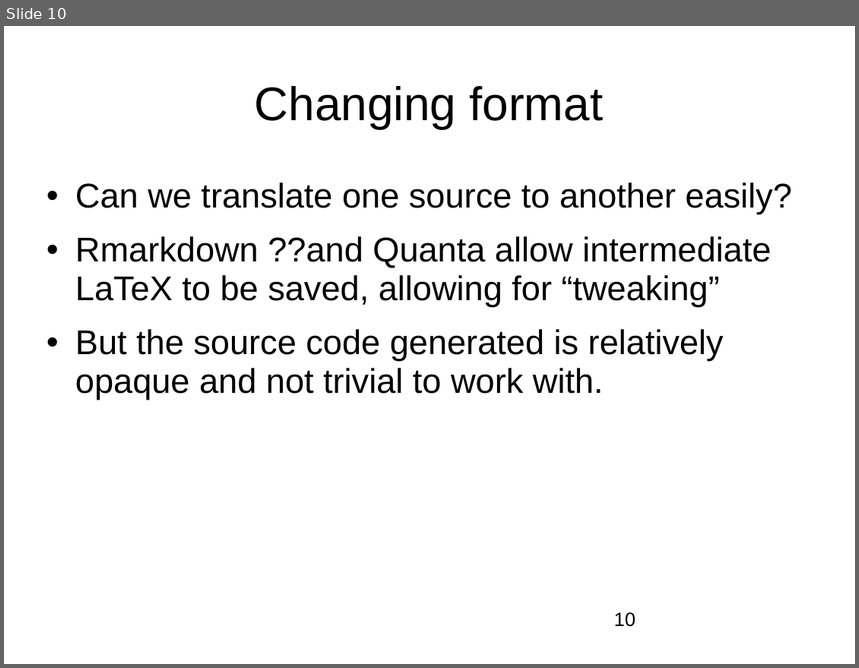
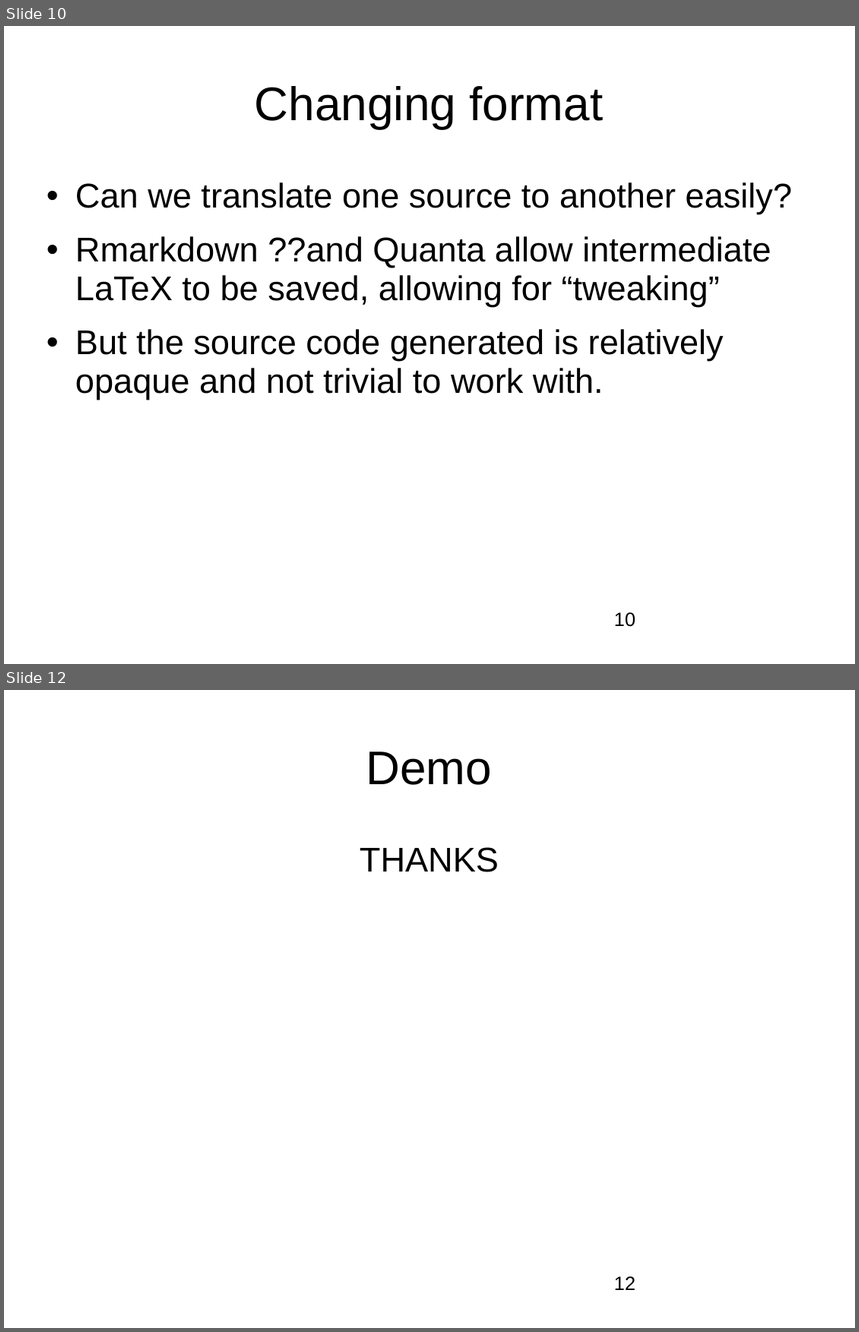
Before and after one commit to nashjc/Partridges, a slide deck: LinuxOttawa20260108.odp. Shown one above the other, each under a label of ours: slide 10 before the commit, slides 10 and 12 after it; the slides between them are not shown. The pictures are 859x668 and 859x1332 pixels, drawn with LibreOffice and Linux fonts; fonts in the diff are those of the drawing; background and template pictures are left out. Boxes give left, top, right and bottom in pixels: in the first picture for what was removed or moved away, otherwise in the second. Text is boxed around its words. In the diff, an @@ line names an element or a change of style, - is before the commit and + after.

```diff
--- a/LinuxOttawa20260108.odp
+++ b/LinuxOttawa20260108.odp
@@ slide 12 added at [4, 690, 855, 1328], background picture (left out) @@
@@ title added at [367, 752, 493, 785], 44 pt, text #000000 @@
+Demo
@@ text added at [360, 847, 499, 872], 32 pt, text #000000 @@
+THANKS
@@ page number added at [614, 1277, 636, 1290], 18 pt, text #000000 @@
+12
```
Also in this commit, not shown: 4 slides changed, 3 other slides added, 3 slides removed.
